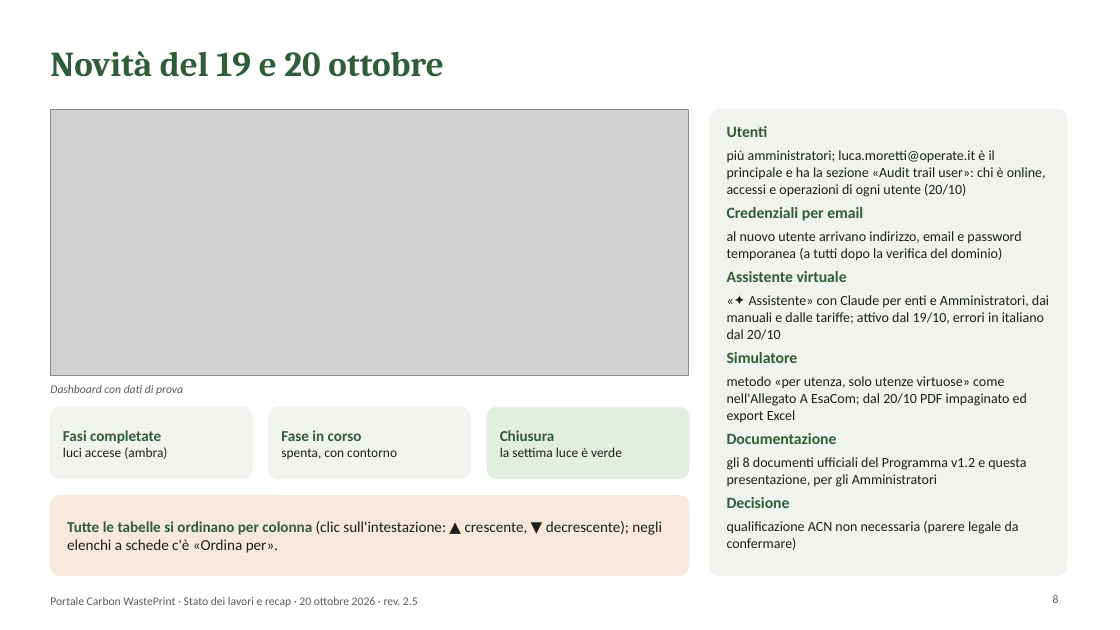
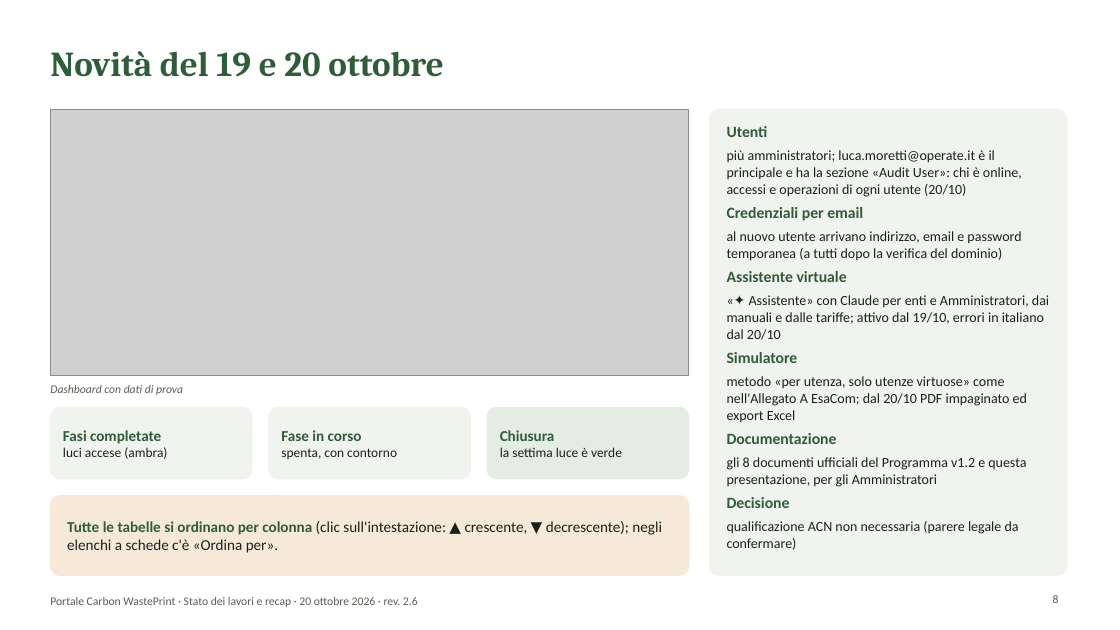
Before and after one commit to lucamorettioperate/portale-cwp, a slide deck: slide 8 of public/documentazione/Presentazione_Portale_CWP.pptx. Drawn at 1120x630 pixels with LibreOffice and Linux fonts; fonts in the diff are those of the drawing; grey boxes stand for pictures; background and template pictures are left out. Boxes give left, top, right and bottom in pixels: in the first picture for what was removed or moved away, otherwise in the second. Text is boxed around its words. In the diff, an @@ line names an element or a change of style, - is before the commit and + after.

```diff
--- a/public/documentazione/Presentazione_Portale_CWP.pptx
+++ b/public/documentazione/Presentazione_Portale_CWP.pptx
@@ text at [727,150,1022,197]: text changed @@
-più amministratori; luca.moretti@operate.it è il principale e ha la sezione «Audit trail user»: chi è online, accessi e operazioni di ogni utente (20/10)
+più amministratori; luca.moretti@operate.it è il principale e ha la sezione «Audit User»: chi è online, accessi e operazioni di ogni utente (20/10)
@@ text at [50,597,418,607]: text changed @@
-Portale Carbon WastePrint · Stato dei lavori e recap · 20 ottobre 2026 · rev. 2.5
+Portale Carbon WastePrint · Stato dei lavori e recap · 20 ottobre 2026 · rev. 2.6
```
Also in this commit, not shown: 13 other slides changed, 25 other files.
